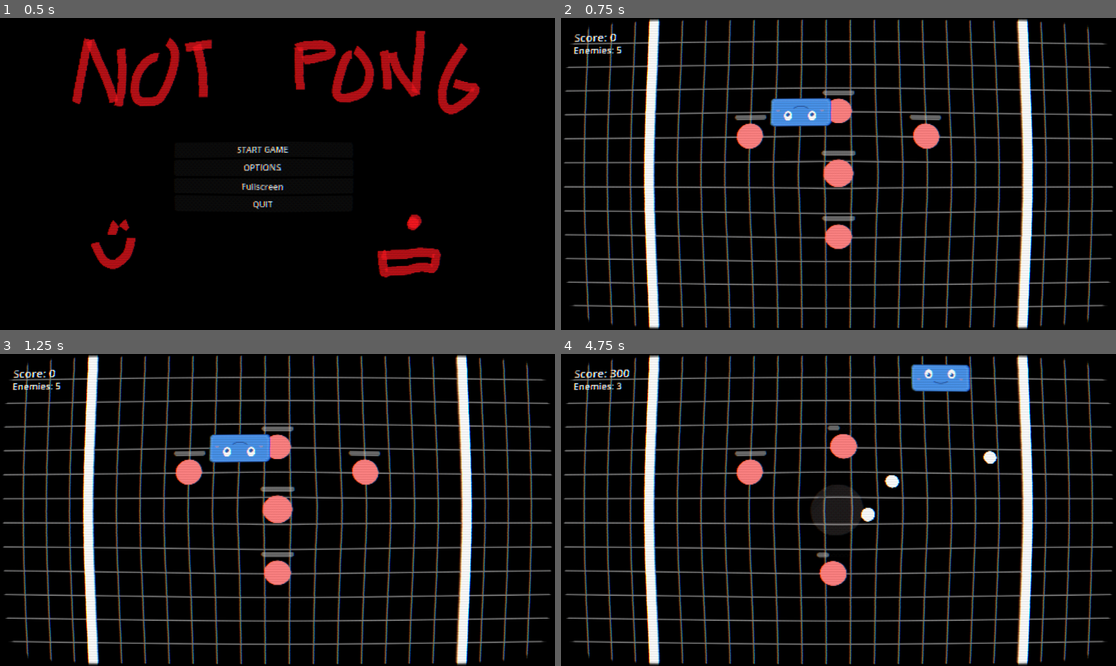
Above: before the commit, frames 1-4 (two rows, left to right).
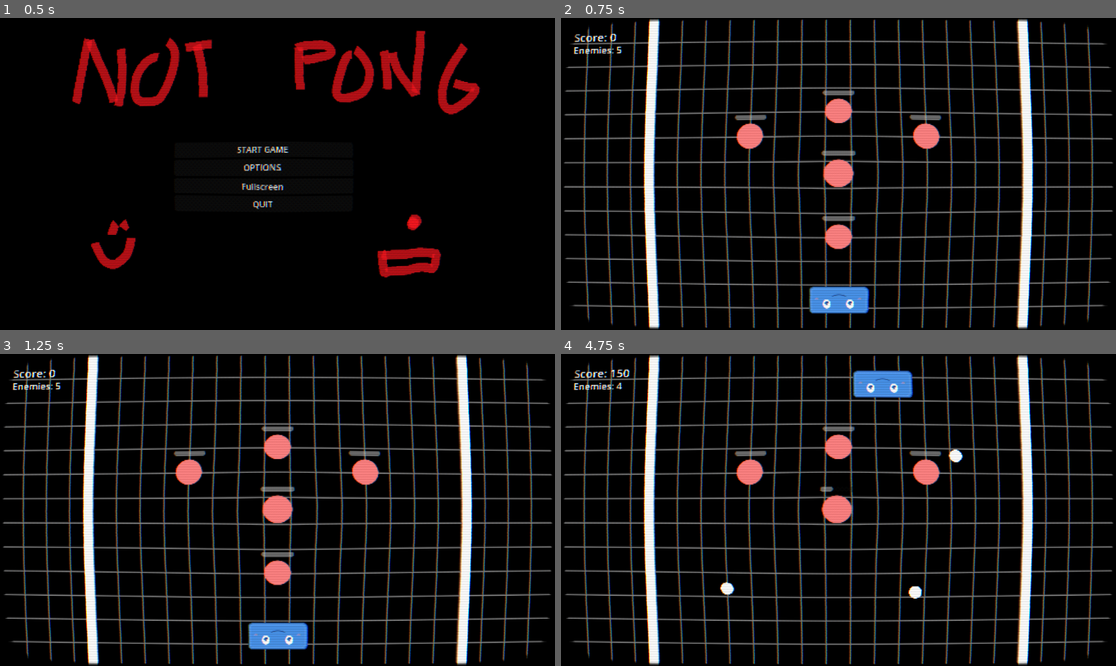
Above: after the commit, the same moments.

Repository: Nicheen/GameJamSummer2025
Game: Godot game, scene res://scenes/menus/main_menu.tscn
Same seed, same stepped clock (60 frames per second), same inputs: the game is played once before the commit and once after it.
Inputs (mouse positions are in pixels of both pictures, inside the frame that each line leads up to):
- Up to frame 1 (0.5 s): no input
- Up to frame 2 (0.75 s): click "START GAME" at 0.5 s
- Up to frame 3 (1.25 s): no input
- Up to frame 4 (4.75 s): tap Enter (ui_accept) at 1.25, 1.52, 1.55, 1.82, 2.1, 2.27, 2.57, 3.05, 3.77, 4.07, 4.35, 4.52 s; move the mouse to (960, 494) at 1.27 s; hold D (move_right) 1.28-2.03 s; click (960, 494) at 1.35 s; move the mouse to (727, 525) at 2.02 s; hold S (teleport_down) 2.03-2.78 s; click (727, 525) at 2.3 s; move the mouse to (894, 441) at 2.77 s; hold D (move_right) 2.78-3.53 s; click (894, 441) at 2.85 s; move the mouse to (810, 572) at 3.52 s; hold W (teleport_up) 3.53-4.28 s; click (810, 572) at 3.6 s; move the mouse to (1005, 556) at 4.27 s; hold A (move_left) from 4.28 s (still down)

Frame 1 is identical in both runs. In frame 2, 2.0% of the frame differs, in the area x 37-56%, y 25-95%; in frame 3, 2.0%; in frame 4, 4.6%, in the area x 8-79%, y 3-79%.

Commit message:
no spin on the player

Diff:
--- a/gamejamsummer2025/scripts/character_body_2d.gd
+++ b/gamejamsummer2025/scripts/character_body_2d.gd
@@ -22,6 +22,9 @@
 # Wall state tracking
 enum WallSide { BOTTOM, TOP }
 var current_wall: WallSide = WallSide.BOTTOM
+
+# Wall positioning settings
+var wall_offset: float = 65.0  # Distance from wall edge to player center
 
 # Internal variables
 var teleport_timer: float = 0.0
@@ -40,12 +43,16 @@
 signal player_died
 
 func _ready():
-	# Set initial position and health
-	global_position = Vector2(500, 200)
+	# Set initial health
 	current_health = max_health
+
+	# Set initial position at bottom wall
+	position_at_current_wall()
 
 	# Connect to projectile hits
 	connect_to_projectiles()
+
+	print("Player initialized at: ", global_position, " on wall: ", current_wall)
 
 func _physics_process(delta):
 	handle_teleport_cooldown(delta)
@@ -55,28 +62,58 @@
 	handle_shoot_input()
 	handle_teleport_effect(delta)
 
+	# Keep player glued to current wall
+	maintain_wall_position()
+
 	# Apply movement
 	move_and_slide()
+
+func maintain_wall_position():
+	# Ensure player stays glued to the current wall
+	var half_size = play_area_size * 0.5
+	var bounds = {
+		"top": play_area_center.y - half_size.y,
+		"bottom": play_area_center.y + half_size.y
+	}
+
+	match current_wall:
+		WallSide.BOTTOM:
+			global_position.y = bounds.bottom - wall_offset
+		WallSide.TOP:
+			global_position.y = bounds.top + wall_offset
+
+func position_at_current_wall():
+	# Position player at the current wall
+	var half_size = play_area_size * 0.5
+	var bounds = {
+		"top": play_area_center.y - half_size.y,
+		"bottom": play_area_center.y + half_size.y
+	}
+
+	# Start at center horizontally
+	var new_position = Vector2(play_area_center.x, global_position.y)
+
+	# Position at correct wall
+	match current_wall:
+		WallSide.BOTTOM:
+			new_position.y = bounds.bottom - wall_offset
+		WallSide.TOP:
+			new_position.y = bounds.top + wall_offset
+
+	global_position = new_position
 
 func handle_movement(delta):
 	# Get input direction using the Input Map actions
 	var input_dir = Input.get_axis("move_left", "move_right")
 
-	# Apply movement based on current wall (only top and bottom)
-	match current_wall:
-		WallSide.BOTTOM:
-			# Normal horizontal movement on bottom
-			if input_dir != 0:
-				velocity.x = move_toward(velocity.x, input_dir * speed, acceleration * delta)
-			else:
-				velocity.x = move_toward(velocity.x, 0, friction * delta)
-
-		WallSide.TOP:
-			# Horizontal movement on top (inverted gravity)
-			if input_dir != 0:
-				velocity.x = move_toward(velocity.x, input_dir * speed, acceleration * delta)
-			else:
-				velocity.x = move_toward(velocity.x, 0, friction * delta)
+	# Apply horizontal movement only (Y is controlled by wall position)
+	if input_dir != 0:
+		velocity.x = move_toward(velocity.x, input_dir * speed, acceleration * delta)
+	else:
+		velocity.x = move_toward(velocity.x, 0, friction * delta)
+
+	# No vertical movement - player is glued to walls
+	velocity.y = 0
 
 func handle_teleport_input():
 	if not can_teleport:
@@ -127,16 +164,24 @@
 	# Wait one frame then initialize
 	await get_tree().process_frame
 
-	# Initialize the projectile
-	projectile.initialize(shoot_direction, projectile_speed)
+	# Initialize the projectile with play area bounds
+	projectile.initialize(shoot_direction, projectile_speed, play_area_center, play_area_size)
 
 	# Connect the hit signal
-	projectile.hit_player.connect(_on_projectile_hit)
+	if projectile.has_signal("hit_player"):
+		var connection_result = projectile.hit_player.connect(_on_projectile_hit)
+		if connection_result == OK:
+			print("Successfully connected projectile hit signal")
+		else:
+			print("Failed to connect projectile hit signal: ", connection_result)
+	else:
+		print("ERROR: Projectile doesn't have hit_player signal!")
 
 	print("Projectile setup complete")
 
 	# Start cooldown
 	start_shoot_cooldown()
+
 func teleport_to_edge(direction: Vector2):
 	var new_position = global_position
 	var half_size = play_area_size * 0.5
@@ -148,21 +193,38 @@
 	# Reset velocity when teleporting
 	velocity = Vector2.ZERO
 
-	# Teleport to edge and update current wall (only up/down)
-	if direction.y > 0:  # Teleport down
-		new_position.y = bounds.bottom - 50
+	# Store previous wall for comparison
+	var previous_wall = current_wall
+
+	# Teleport based on direction, not current wall state
+	if direction.y > 0:  # Teleport down (to bottom wall)
+		new_position.y = bounds.bottom - wall_offset
 		current_wall = WallSide.BOTTOM
-	elif direction.y < 0:  # Teleport up
-		new_position.y = bounds.top + 50
+
+		# If already at bottom, teleport to center horizontally for repositioning
+		if previous_wall == WallSide.BOTTOM:
+			new_position.x = play_area_center.x
+			print("Repositioned on BOTTOM wall")
+		else:
+			print("Teleported to BOTTOM wall")
+
+	elif direction.y < 0:  # Teleport up (to top wall)
+		new_position.y = bounds.top + wall_offset
 		current_wall = WallSide.TOP
+
+		# If already at top, teleport to center horizontally for repositioning
+		if previous_wall == WallSide.TOP:
+			new_position.x = play_area_center.x
+			print("Repositioned on TOP wall")
+		else:
+			print("Teleported to TOP wall")
 
 	# Apply teleportation
 	global_position = new_position
 	start_teleport_cooldown()
 	start_teleport_effect()
 
-	# Update sprite rotation based on wall
-	update_sprite_rotation()
+	# NO MORE SPRITE ROTATION - removed the call to update_sprite_rotation()
 
 func start_teleport_cooldown():
 	can_teleport = false
@@ -206,26 +268,20 @@
 	play_area_center = center
 	play_area_size = size
 
-func update_sprite_rotation():
-	if not sprite:
-		return
-
-	var tween = create_tween()
-	var target_rotation = 0.0
-
-	match current_wall:
-		WallSide.BOTTOM:
-			target_rotation = 0.0  # Normal orientation
-		WallSide.TOP:
-			target_rotation = PI  # Upside down
-
-	tween.tween_property(sprite, "rotation", target_rotation, 0.2)
+	# Reposition player at current wall with new bounds
+	position_at_current_wall()
+
+	print("Play area updated - player repositioned at: ", global_position)
+
+# REMOVED: update_sprite_rotation() function completely
+# The player sprite will no longer rotate when teleporting
 
 func connect_to_projectiles():
 	# This function can be used to connect to existing projectiles if needed
 	pass
 
 func _on_projectile_hit():
+	print("PLAYER HIT BY PROJECTILE!")
 	take_damage(damage_per_hit)
 
 func take_damage(amount: int):
@@ -244,7 +300,6 @@
 	# Check if player died
 	if current_health <= 0:
 		player_died.emit()
-		# Optional: disable movement or restart game
 		print("Player died!")
 
 func heal(amount: int):
